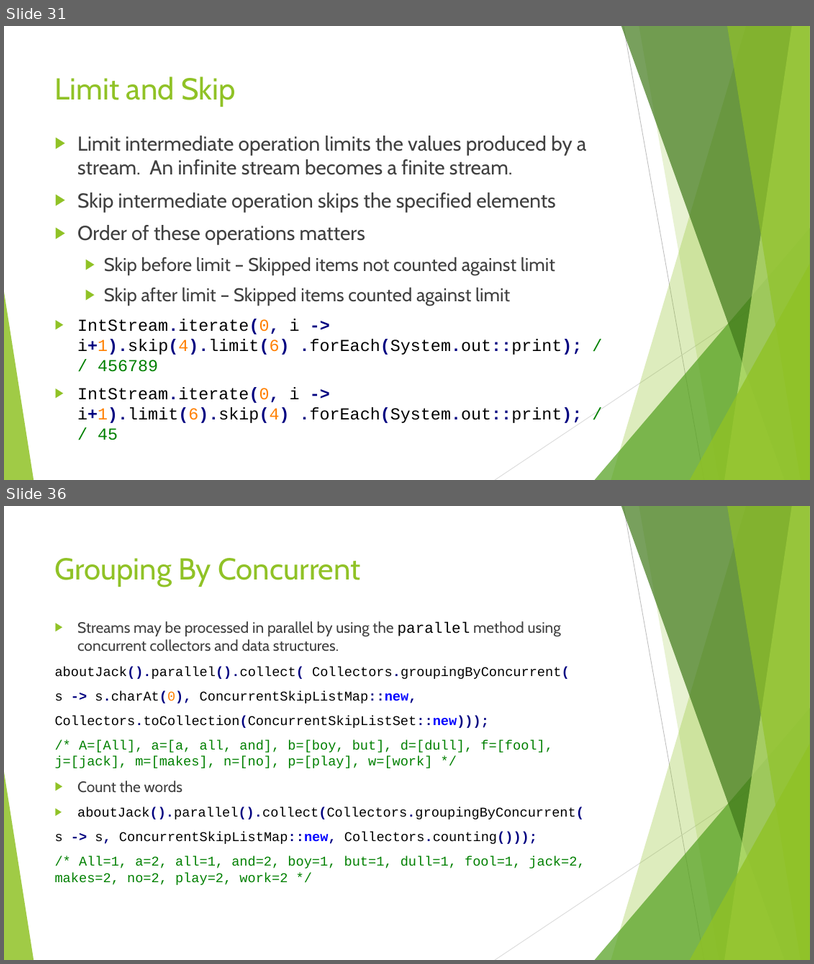
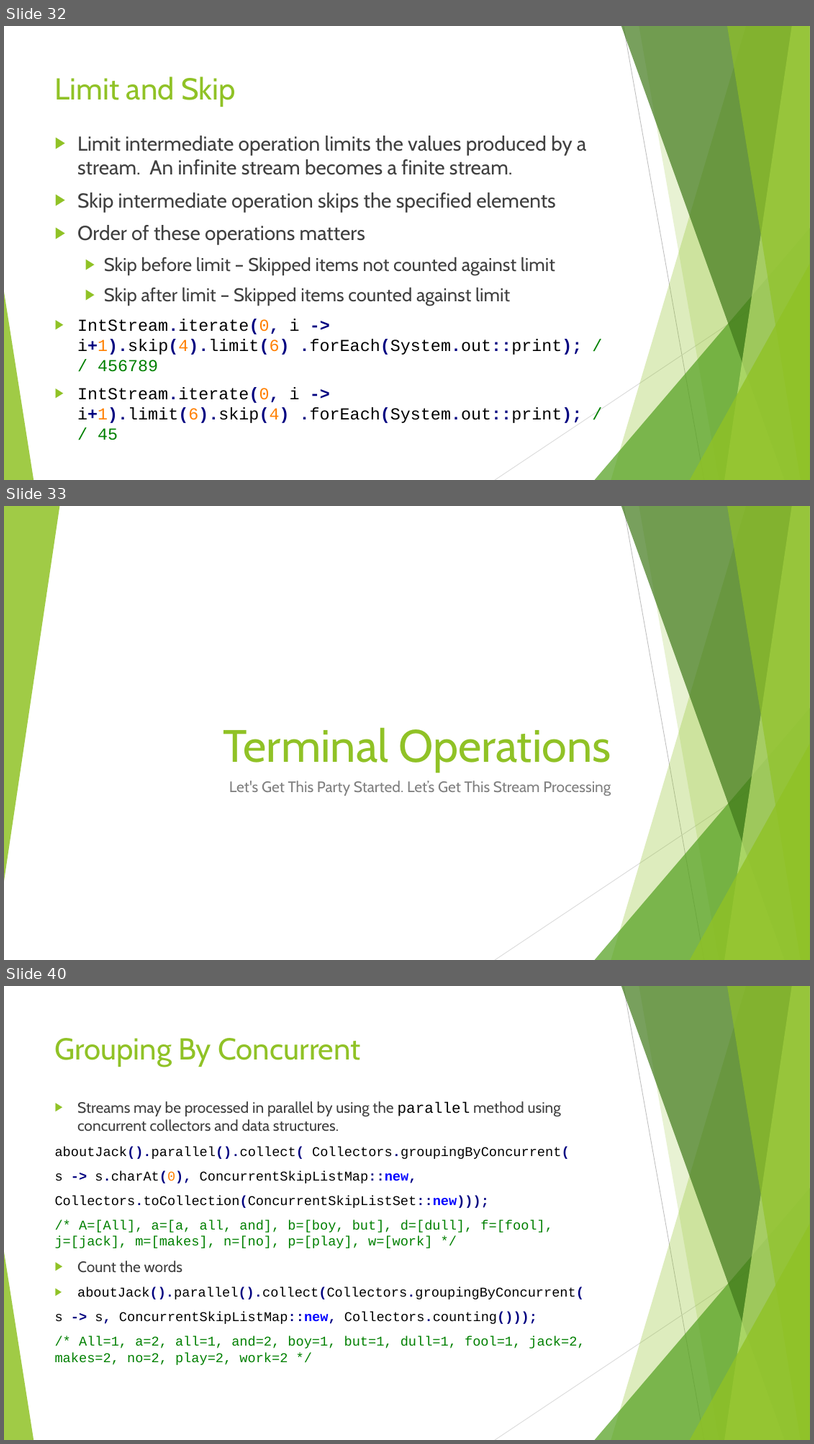
Before and after one commit to RichardRoda/2017-CodePaLOUsa-Lambda, a slide deck: Learning to Love the Lambda in the Stream.pptx. Shown one above the other, each under a label of ours: slides 31 and 36 before the commit, slides 32, 33 and 40 after it; the slides between them are not shown. The pictures are 814x964 and 814x1444 pixels, drawn with LibreOffice and Linux fonts; fonts in the diff are those of the drawing. Boxes give left, top, right and bottom in pixels: in the first picture for what was removed or moved away, otherwise in the second. Text is boxed around its words. In the diff, an @@ line names an element or a change of style, - is before the commit and + after.

Commit message:
Better organize the stream slides by topic.  Add topic introduction slides. add reduction to terminal operations (how did that one get left out?!)

```diff
--- a/Learning to Love the Lambda in the Stream.pptx
+++ b/Learning to Love the Lambda in the Stream.pptx
@@ slide 33 added at (4,506,810,960), background #FFFFFF; not listed: 9 template elements that a slide beside it also shows @@
@@ triangle added at (4,506,59,881), fill #90C226 at 85% opacity @@
@@ title added at (223,727,611,772), 54 pt, text #90C226 @@
+Terminal Operations
@@ subtitle added at (229,780,611,795), 18 pt, text #808080 @@
+Let's Get This Party Started. Let’s Get This Stream Processing
@@ what was slide 31 is now slide 32 @@
@@ what was slide 36 is now slide 40 @@
```
Also in this commit, not shown: 7 slides changed, 3 other slides added, 1 slide removed.
